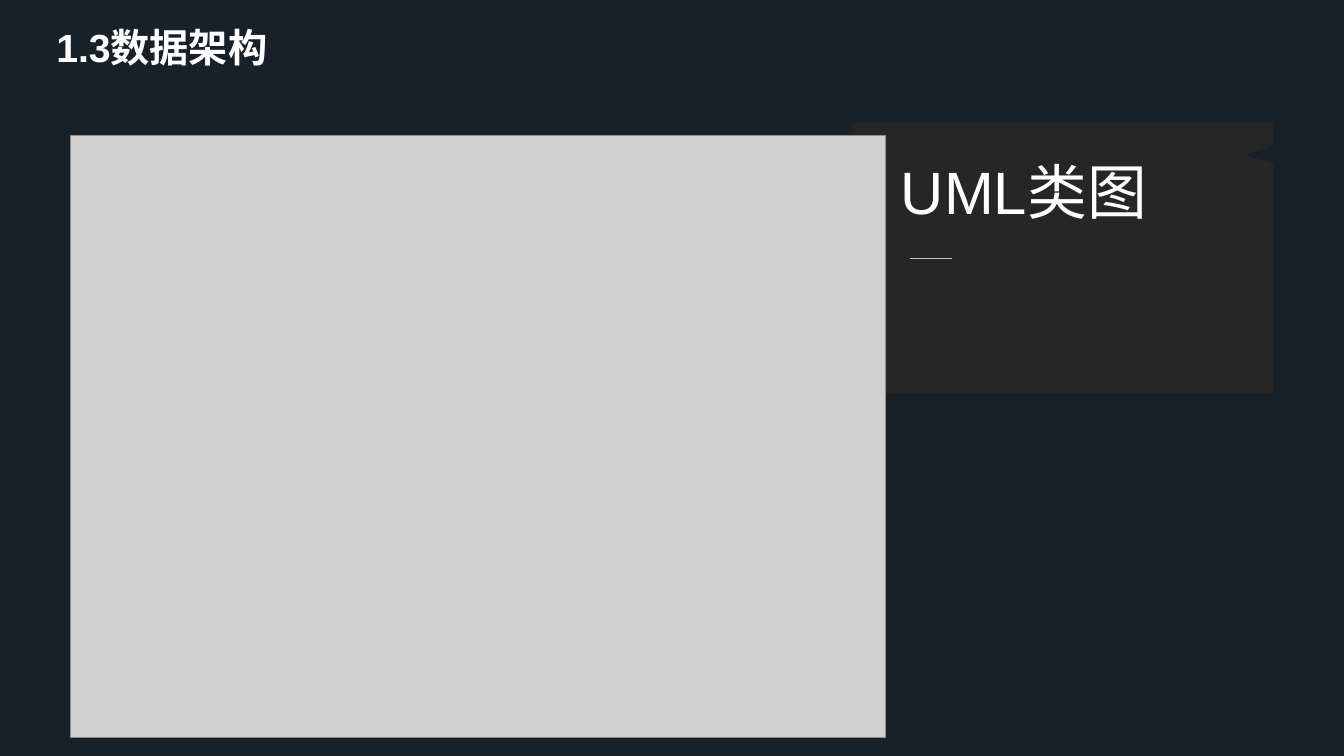
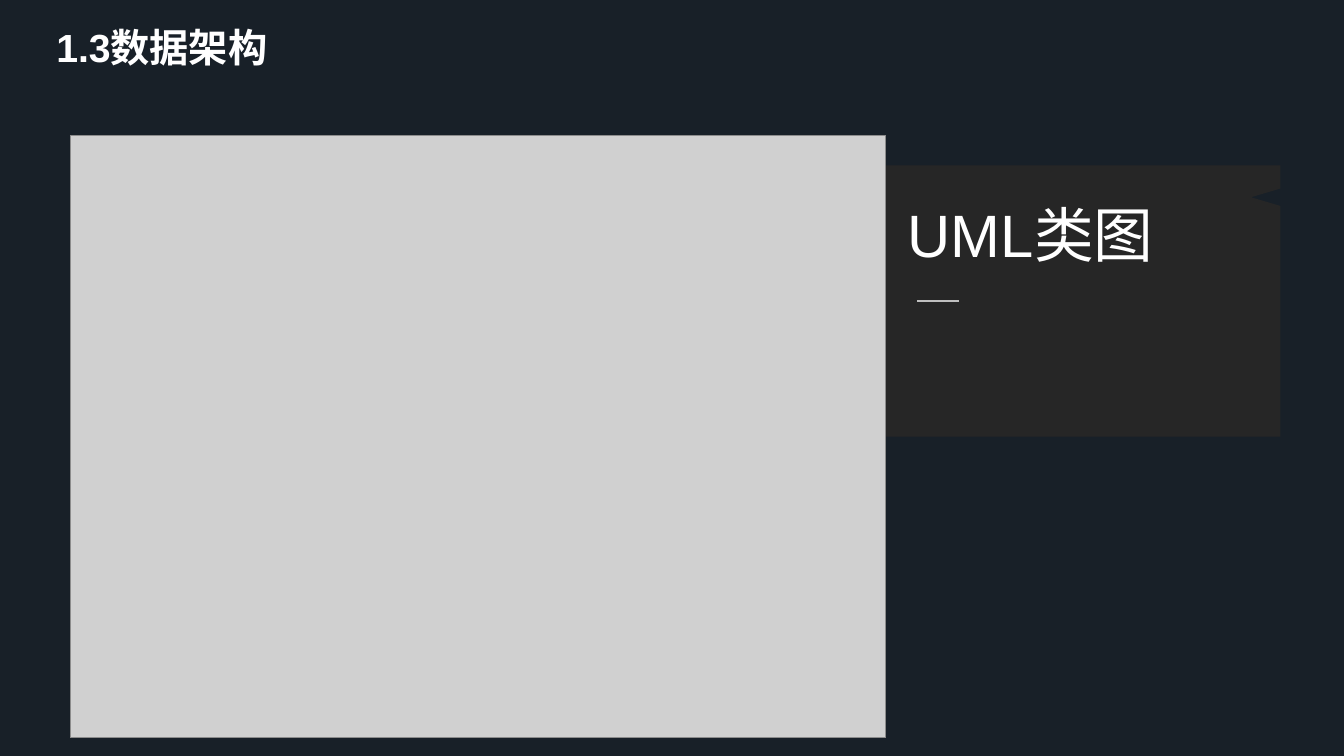
Before and after one commit to Software-Training/Development-steps, a slide deck: slide 7 of 项目架构与框架.pptx. Drawn at 1344x756 pixels with LibreOffice and Linux fonts; fonts in the diff are those of the drawing; grey boxes stand for pictures. Boxes give left, top, right and bottom in pixels: in the first picture for what was removed or moved away, otherwise in the second. Text is boxed around its words. In the diff, an @@ line names an element or a change of style, - is before the commit and + after.

```diff
--- a/项目架构与框架.pptx
+++ b/项目架构与框架.pptx
@@ freeform shape: place and size @@
-freeform shape at [852,123,1274,394]
+freeform shape at [860,166,1281,437]
@@ text "UML类图": place and size @@
-text "UML类图" at [901,166,1147,219]
+text "UML类图" at [908,209,1154,262]
@@ freeform shape: place and size @@
-freeform shape at [910,258,953,258]
+freeform shape at [918,301,960,301]
```
Also in this commit, not shown: 6 other slides changed.
